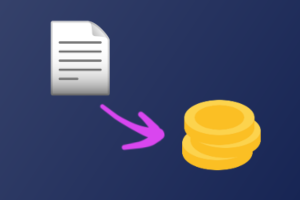
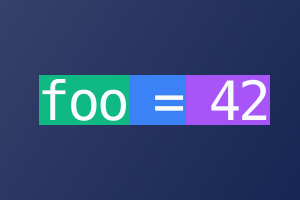
Layered file, before and after one edit (300px x 200px). Changes by layer:
removed layer "Arrow" over [98, 103, 166, 151]
painted on "Text" over [42, 20, 267, 121]
renamed "Token" to "Block 3", painted on it over [181, 75, 270, 171]
added layer "Block 2" above "Block 1" over [129, 75, 186, 125]
added layer "Block 1" above "Gradient" over [39, 75, 129, 125]
